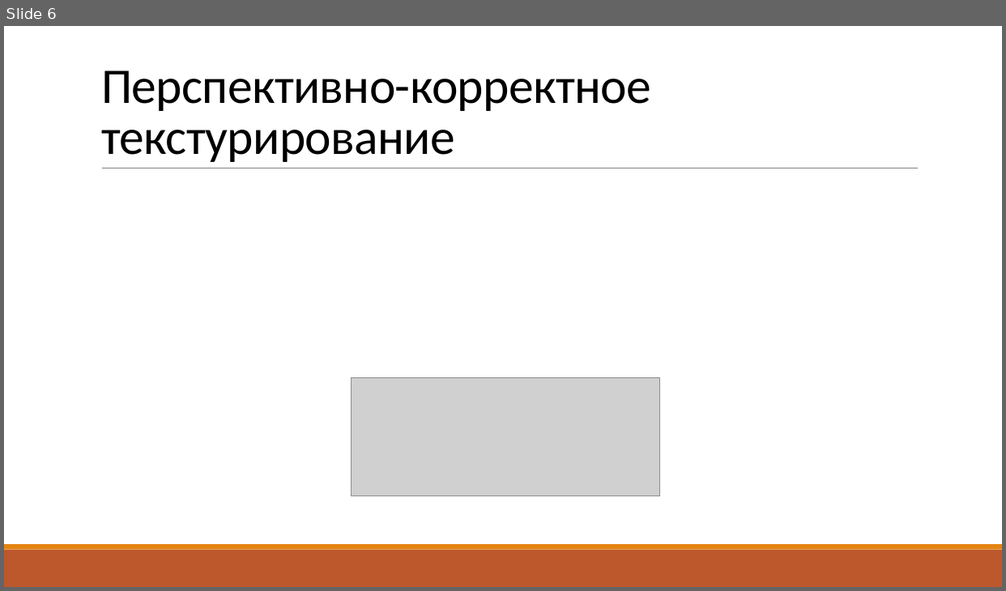
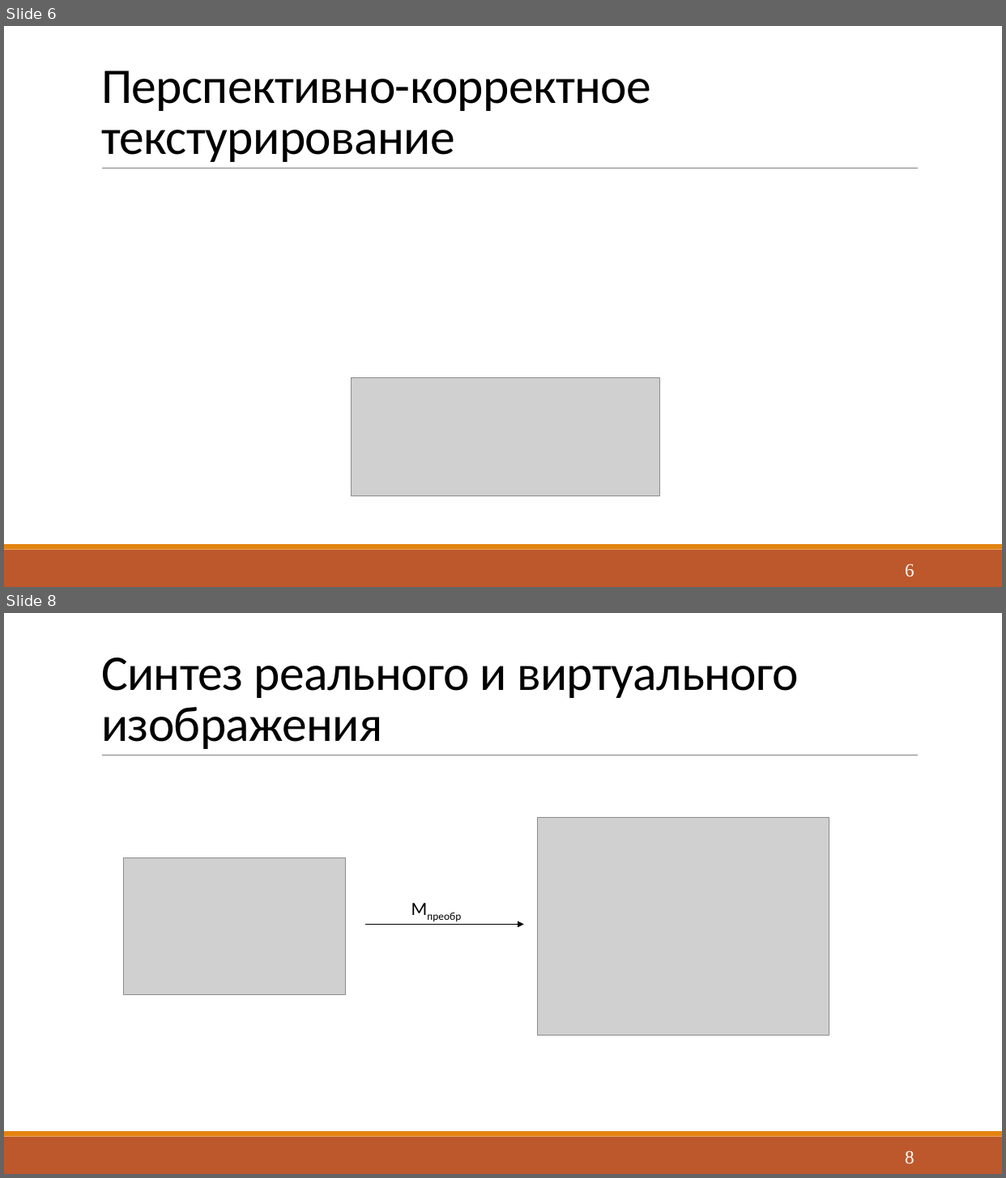
Before and after one commit to Yokud/CGCourseWork, a slide deck: docs/rpz/Presentation.pptx. Shown one above the other, each under a label of ours: slide 6 before the commit, slides 6 and 8 after it; the slides between them are not shown. The pictures are 1006x591 and 1006x1178 pixels, drawn with LibreOffice and Linux fonts; fonts in the diff are those of the drawing; grey boxes stand for pictures. Boxes give left, top, right and bottom in pixels: in the first picture for what was removed or moved away, otherwise in the second. Text is boxed around its words. In the diff, an @@ line names an element or a change of style, - is before the commit and + after.

```diff
--- a/docs/rpz/Presentation.pptx
+++ b/docs/rpz/Presentation.pptx
@@ slide 8 added at (x1=4, y1=613, x2=1002, y2=1174), background #FFFFFF; not listed: 3 template elements that a slide beside it also shows @@
@@ title added at (x1=101, y1=658, x2=799, y2=749), 48 pt, text #000000 @@
+Синтез реального и виртуального изображения
@@ picture added at (x1=537, y1=817, x2=829, y2=1036) @@
@@ picture added at (x1=124, y1=858, x2=345, y2=995) @@
@@ text added at (x1=404, y1=894, x2=478, y2=924), 18 pt, text #000000 @@
+Mпреобр
@@ arrow added from (365, 924) to (524, 924), #000000 1 pt @@
@@ page number added at (x1=905, y1=1151, x2=914, y2=1165), 18 pt, text #FFFFFF @@
+8
@@ slide 6 changed as well @@
@@ page number added at (x1=905, y1=564, x2=914, y2=577), 18 pt, text #FFFFFF @@
+6
```
Also in this commit, not shown: 8 other slides changed, 5 other slides added, 6 slides removed, 4 other files.
